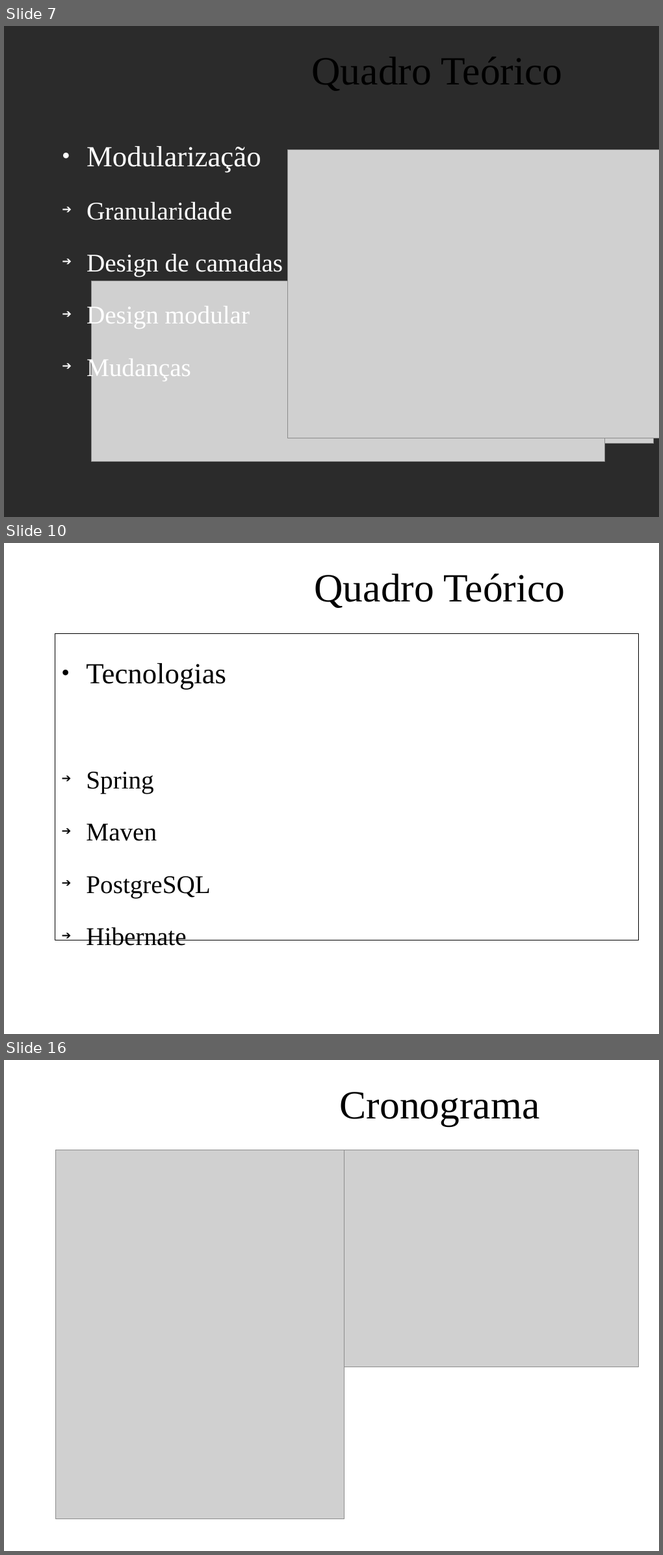
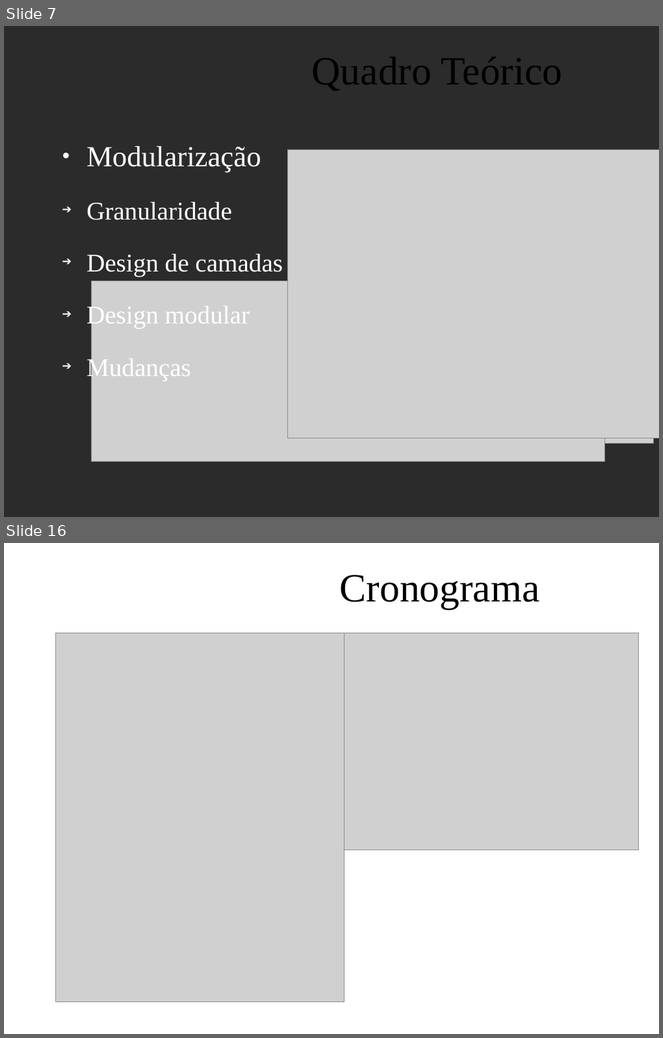
Before and after one commit to feliperodriguesprado/tcc_repository, a slide deck: documents/life_cycle/qualificacao/qualificacao_slides.odp. Shown one above the other, each under a label of ours: slides 7, 10 and 16 before the commit, slides 7 and 16 after it; the slides between them are not shown. The pictures are 663x1555 and 663x1038 pixels, drawn with LibreOffice and Linux fonts; fonts in the diff are those of the drawing; grey boxes stand for pictures; background and template pictures are left out; a plain dark background stands for a picture behind light text. Boxes give left, top, right and bottom in pixels: in the first picture for what was removed or moved away, otherwise in the second. Text is boxed around its words. In the diff, an @@ line names an element or a change of style, - is before the commit and + after.

```diff
--- a/documents/life_cycle/qualificacao/qualificacao_slides.odp
+++ b/documents/life_cycle/qualificacao/qualificacao_slides.odp
@@ slide 10 removed at [4, 543, 659, 1034], background picture (left out) @@
@@ title removed at [314, 574, 565, 608] @@
-Quadro Teórico
@@ rectangle removed at [55, 634, 638, 941] @@
-● Tecnologias
-  ➔ Spring
-  ➔ Maven
-  ➔ PostgreSQL
-  ➔ Hibernate
```
Also in this commit, not shown: 12 slides changed, 3 slides added, 1 other slide removed.
